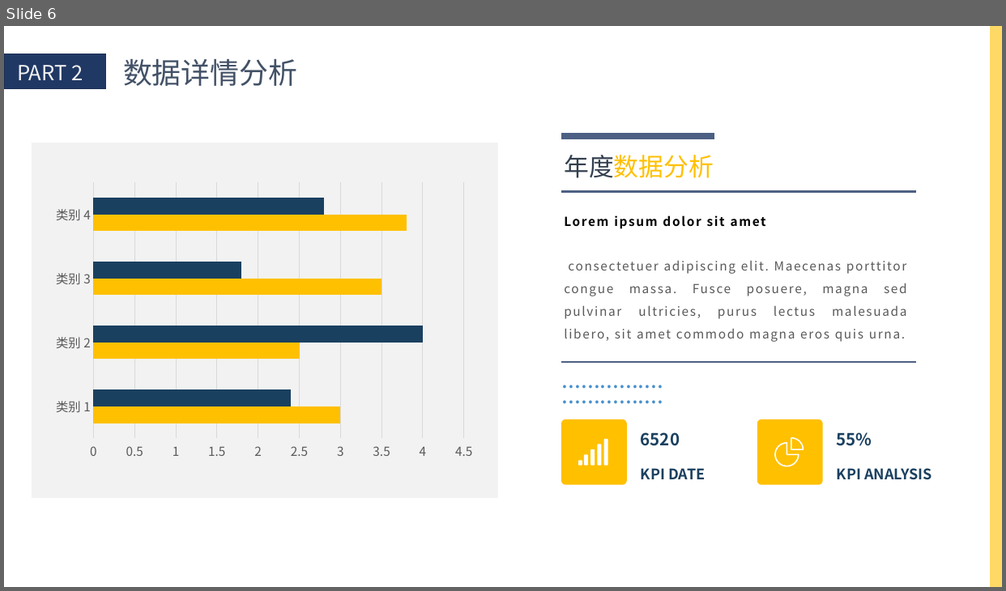
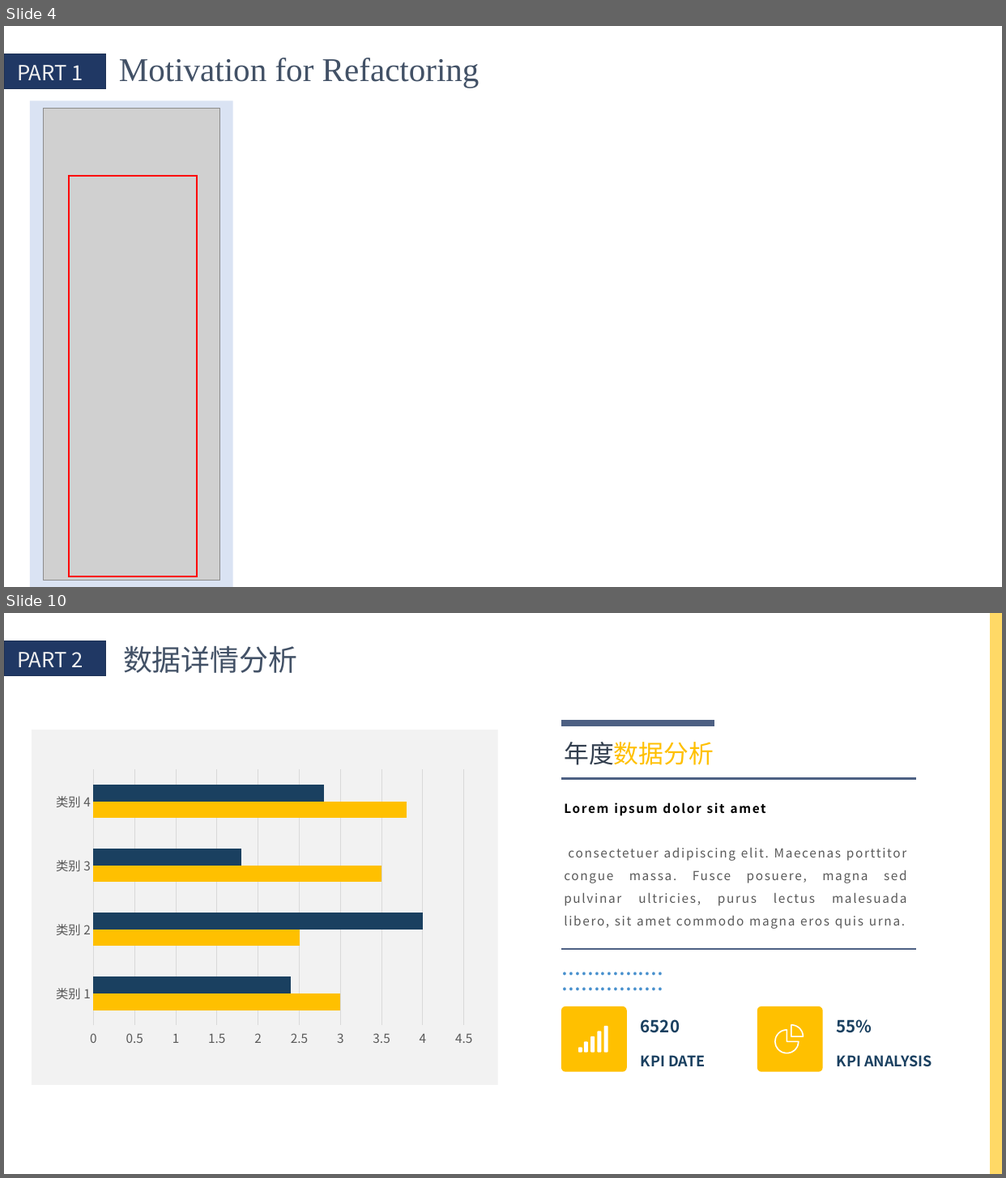
Before and after one commit to QinCheng0928/Cocos2d, a slide deck: 文档/DesignPattern.pptx. Shown one above the other, each under a label of ours: slide 6 before the commit, slides 4 and 10 after it; the slides between them are not shown. The pictures are 1006x591 and 1006x1178 pixels, drawn with LibreOffice and Linux fonts; fonts in the diff are those of the drawing; grey boxes stand for pictures. Boxes give left, top, right and bottom in pixels: in the first picture for what was removed or moved away, otherwise in the second. Text is boxed around its words. In the diff, an @@ line names an element or a change of style, - is before the commit and + after.

```diff
--- a/文档/DesignPattern.pptx
+++ b/文档/DesignPattern.pptx
@@ slide 4 added at [4,26,1002,587], background #FFFFFF @@
@@ rectangle added at [4,54,106,90], fill #203864, outline #1E3256 1 pt @@
@@ text added at [17,65,83,80], 20 pt, text #F2F2F2 @@
+PART 1
@@ text added at [119,58,479,88], 32 pt, text #425166 @@
+Motivation for Refactoring
@@ rectangle added at [29,101,233,587], fill #DAE3F3 @@
@@ picture added at [43,109,219,581] @@
@@ rectangle added at [69,177,197,577], outline #FF0000 1.5 pt @@
@@ what was slide 6 is now slide 10 @@
```
Also in this commit, not shown: 3 slides changed, 4 other slides added, 1 slide removed, 1 other file.
